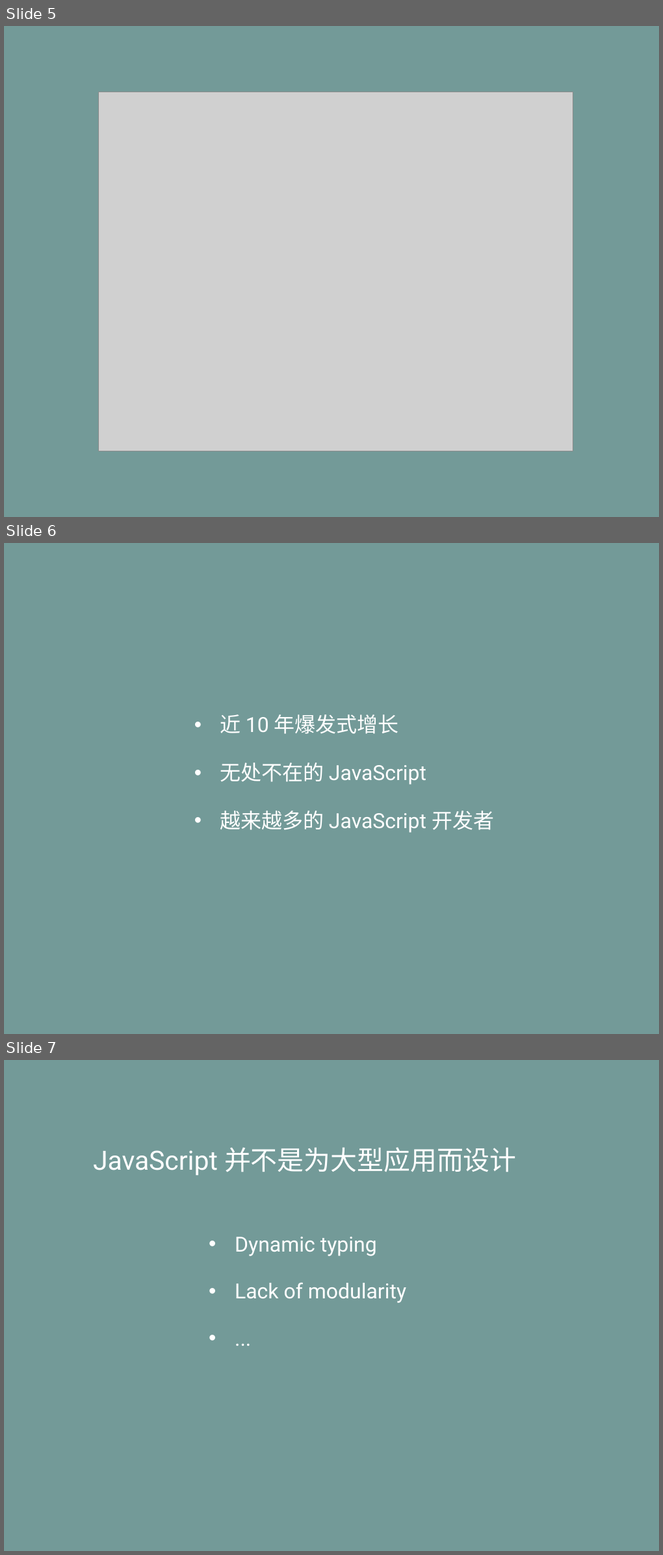
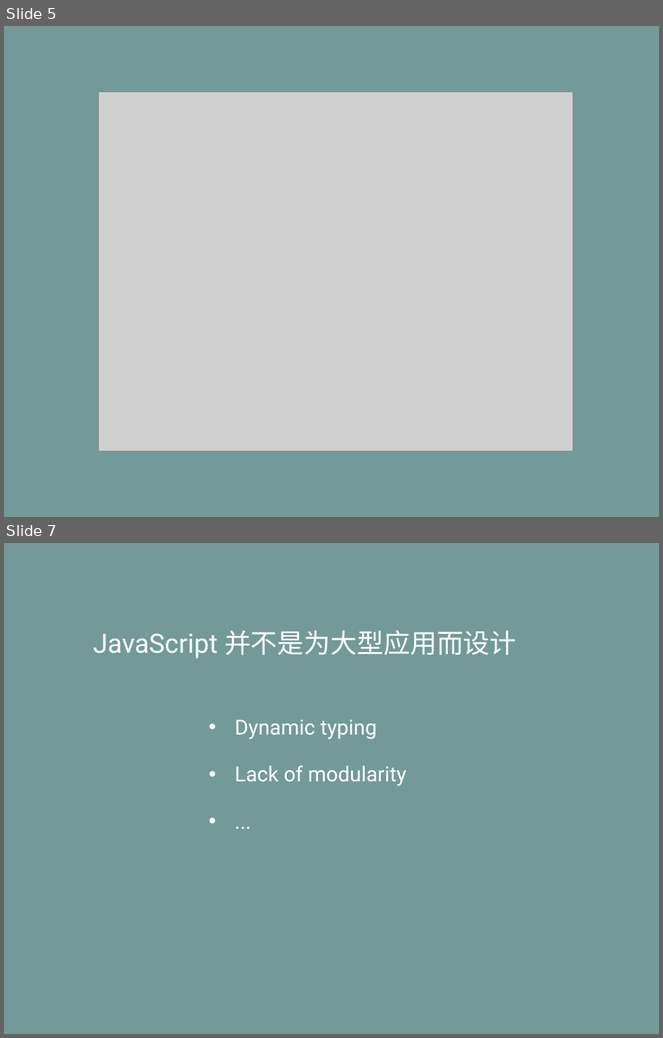
Before and after one commit to life0727/blog, a slide deck: ppt/typescript.pptx. Shown one above the other, each under a label of ours: slides 5, 6 and 7 before the commit, slides 5 and 7 after it; the slides between them are not shown. The pictures are 663x1555 and 663x1038 pixels, drawn with LibreOffice and Linux fonts; fonts in the diff are those of the drawing; grey boxes stand for pictures. Boxes give left, top, right and bottom in pixels: in the first picture for what was removed or moved away, otherwise in the second. Text is boxed around its words. In the diff, an @@ line names an element or a change of style, - is before the commit and + after.

```diff
--- a/ppt/typescript.pptx
+++ b/ppt/typescript.pptx
@@ slide 6 removed at [4,543,659,1034], background #739A98 @@
@@ text removed at [220,715,399,734] @@
-• 近 10 年爆发式增长
@@ text removed at [220,763,426,785] @@
-• 无处不在的 JavaScript
@@ text removed at [220,811,494,833] @@
-• 越来越多的 JavaScript 开发者
```
Also in this commit, not shown: 11 slides added, 5 other slides removed, 1 other file.
